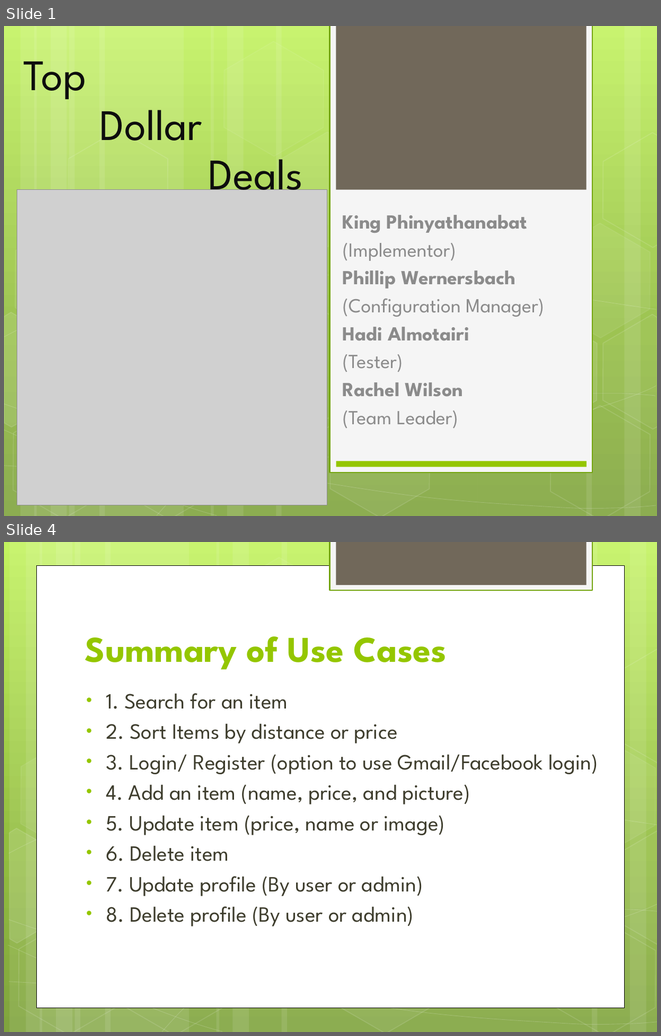
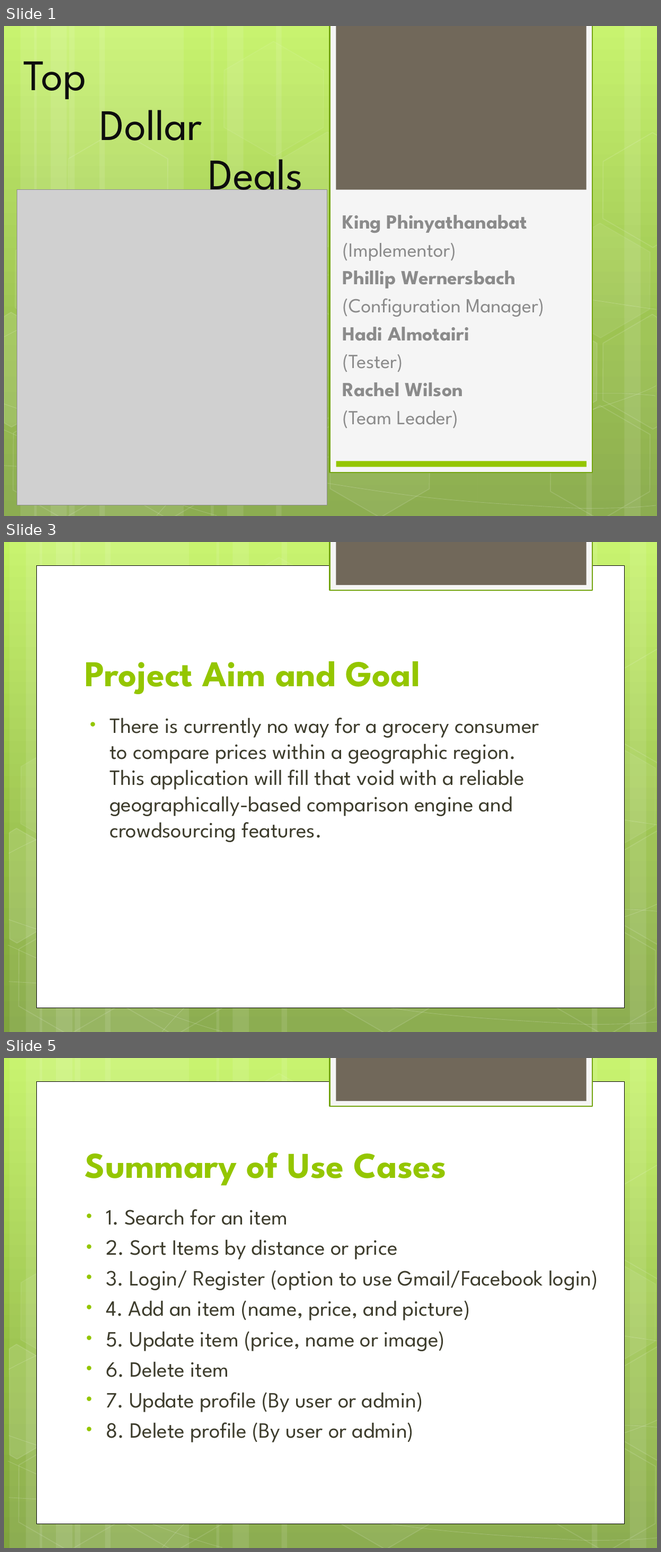
Before and after one commit to suphaphan/CSC440TopDollarDeals, a slide deck: Deliverbles/Inception/Inception_Stage.pptx. Shown one above the other, each under a label of ours: slides 1 and 4 before the commit, slides 1, 3 and 5 after it; the slides between them are not shown. The pictures are 661x1036 and 661x1552 pixels, drawn with LibreOffice and Linux fonts; fonts in the diff are those of the drawing; grey boxes stand for pictures. Boxes give left, top, right and bottom in pixels: in the first picture for what was removed or moved away, otherwise in the second. Text is boxed around its words. In the diff, an @@ line names an element or a change of style, - is before the commit and + after.

```diff
--- a/Deliverbles/Inception/Inception_Stage.pptx
+++ b/Deliverbles/Inception/Inception_Stage.pptx
@@ slide 3 added at bbox=[4, 542, 657, 1032], background gradient #C3F35F to #93BF3F to #81A53E; not listed: 31 template elements that a slide beside it also shows @@
@@ title added at bbox=[85, 661, 420, 694], 40 pt, text #94C600, bold @@
+Project Aim and Goal
@@ text added at bbox=[109, 717, 539, 842], 24 pt, text #3E3D2D @@
+• There is currently no way for a grocery consumer to compare prices within a geographic region. This application will fill that void with a reliable geographically-based comparison engine and crowdsourcing features.
@@ what was slide 4 is now slide 5 @@
```
Also in this commit, not shown: 2 slides changed, 1 other slide added, 1 slide removed.
